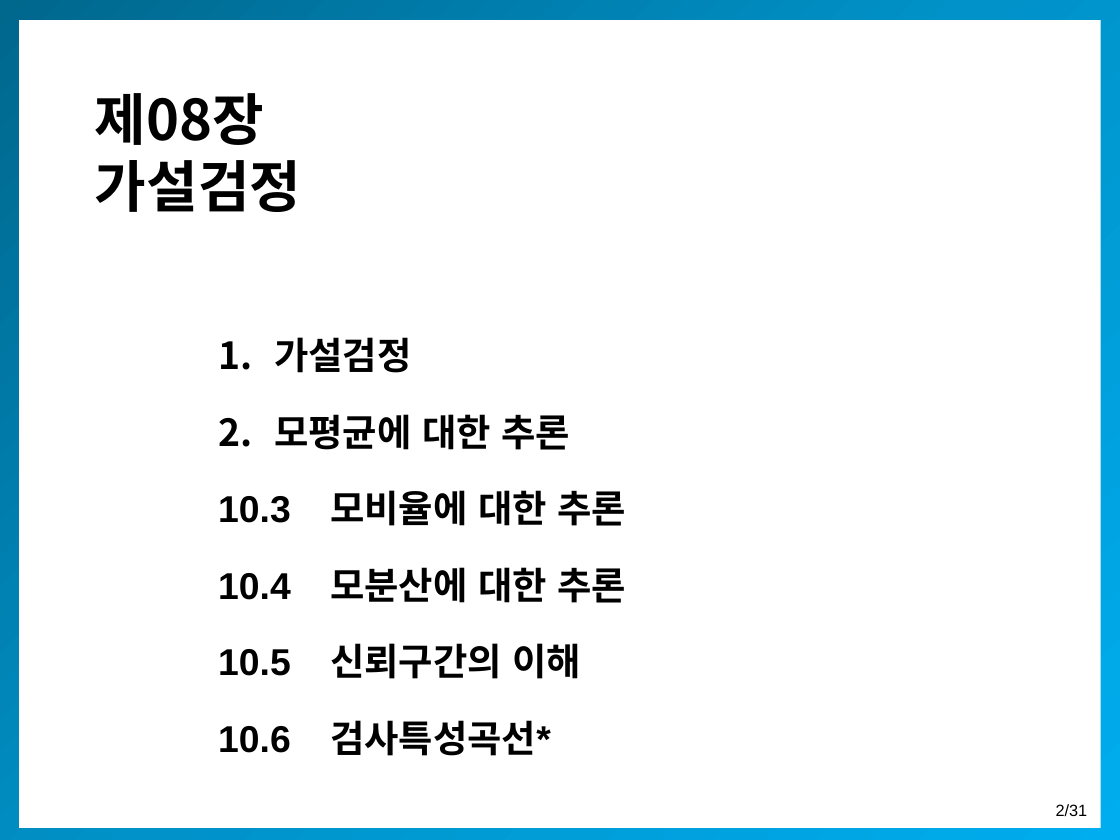
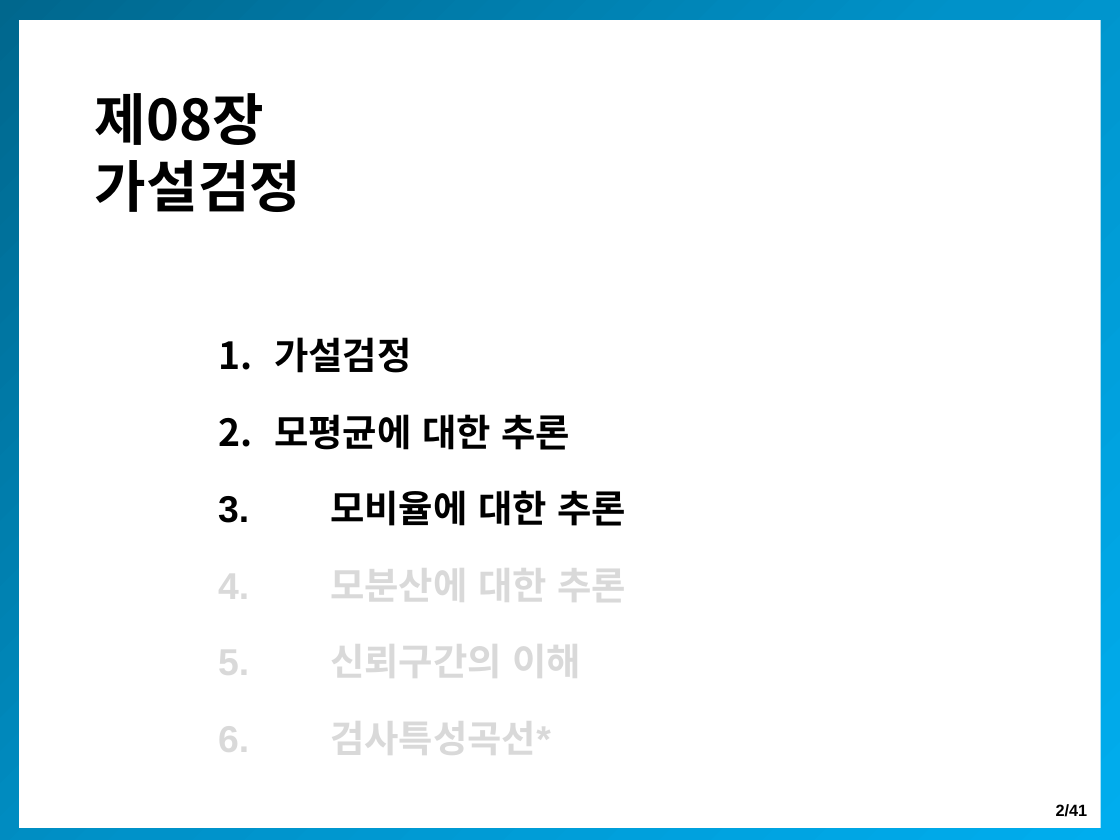
Before and after one commit to misdb/statistics, a slide deck: slide 2 of .gitbook/assets/chapter-08-kor.pptx. Drawn at 1120x840 pixels with LibreOffice and Linux fonts; fonts in the diff are those of the drawing. Boxes give left, top, right and bottom in pixels: in the first picture for what was removed or moved away, otherwise in the second. Text is boxed around its words. In the diff, an @@ line names an element or a change of style, - is before the commit and + after.

```diff
--- a/.gitbook/assets/chapter-08-kor.pptx
+++ b/.gitbook/assets/chapter-08-kor.pptx
@@ text at bbox=[218, 490, 626, 763]: text changed; text colour #000000 to #D9D9D9 @@
-10.3 모비율에 대한 추론
-10.4 모분산에 대한 추론
-10.5 신뢰구간의 이해
-10.6 검사특성곡선*
+3. 모비율에 대한 추론
+4. 모분산에 대한 추론
+5. 신뢰구간의 이해
+6. 검사특성곡선*
@@ page number at bbox=[1056, 804, 1088, 817]: text changed; bold on @@
-2/31
+2/41
```
Also in this commit, not shown: 15 slides removed, 14 other files.
